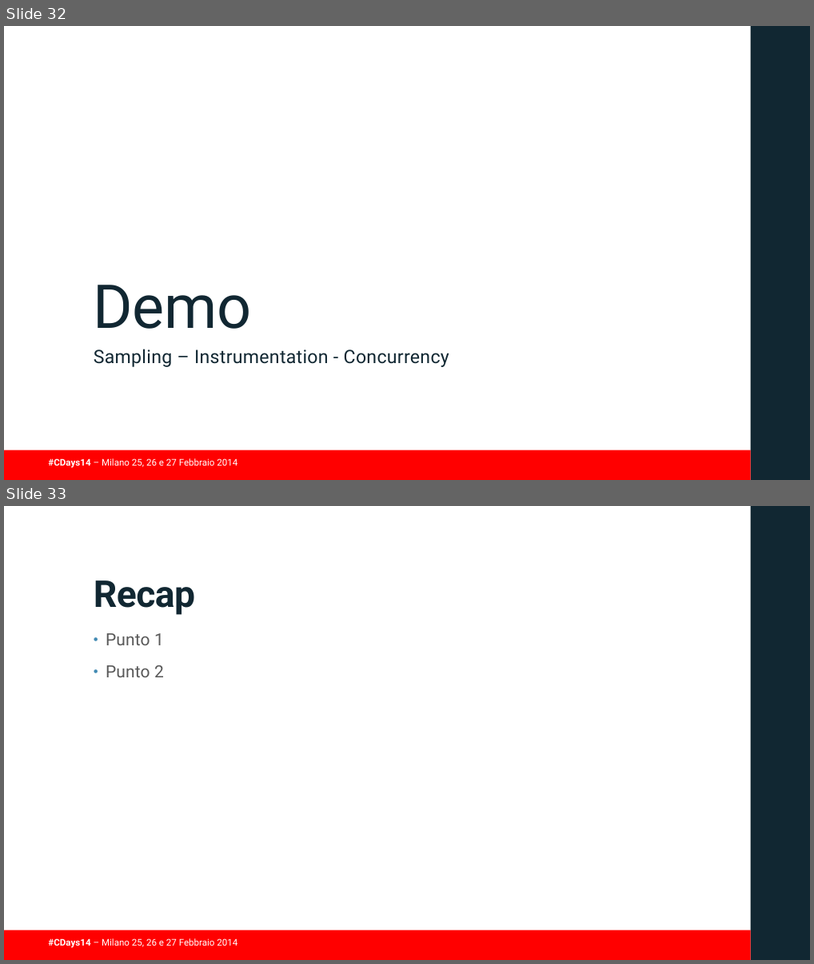
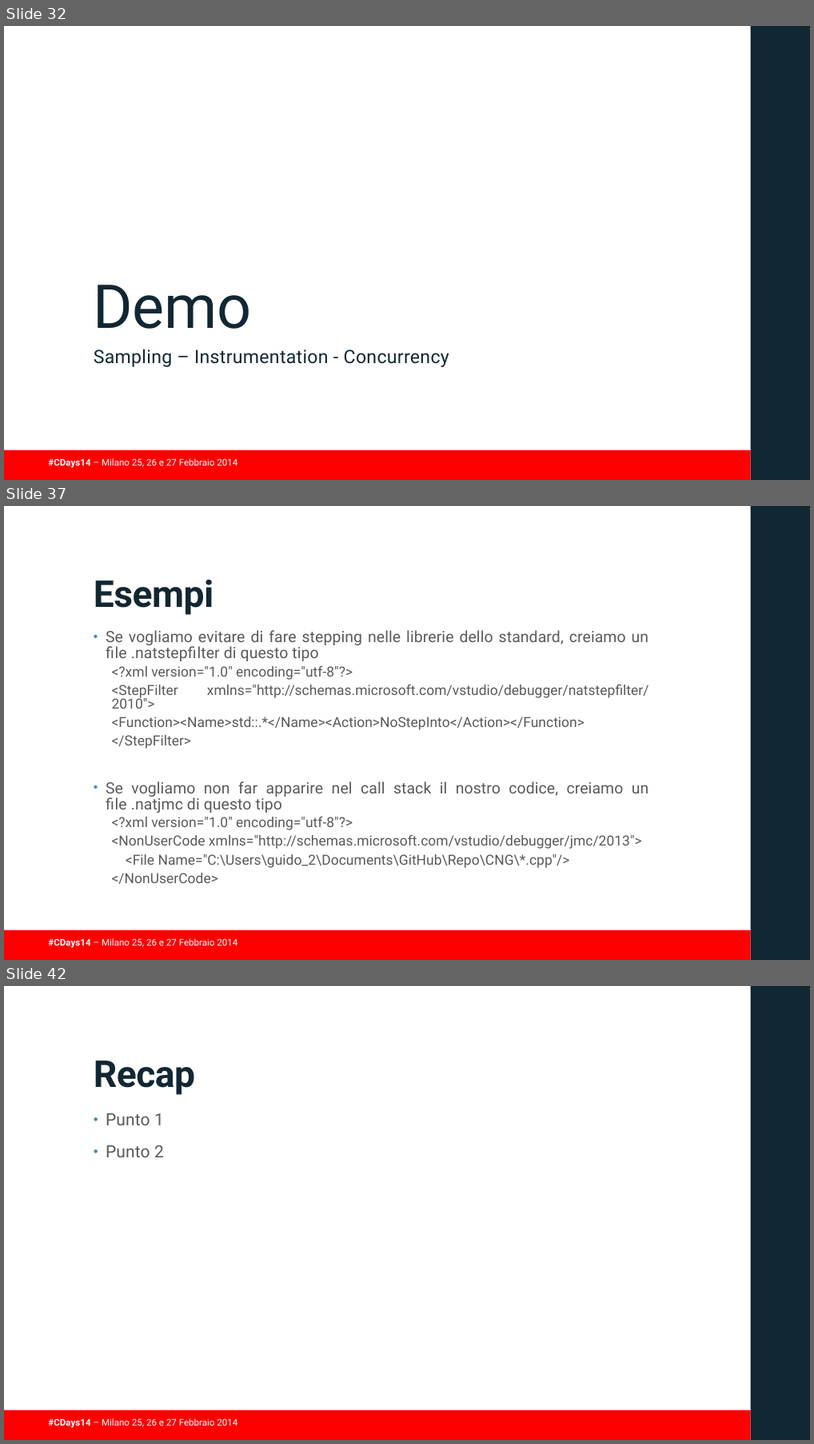
Before and after one commit to guidop/CDays14, a slide deck: presentazioneCDAYS2014.pptx. Shown one above the other, each under a label of ours: slides 32 and 33 before the commit, slides 32, 37 and 42 after it; the slides between them are not shown. The pictures are 814x964 and 814x1444 pixels, drawn with LibreOffice and Linux fonts; fonts in the diff are those of the drawing; background and template pictures are left out. Boxes give left, top, right and bottom in pixels: in the first picture for what was removed or moved away, otherwise in the second. Text is boxed around its words. In the diff, an @@ line names an element or a change of style, - is before the commit and + after.

Commit message:
alcune slide sul debugger

```diff
--- a/presentazioneCDAYS2014.pptx
+++ b/presentazioneCDAYS2014.pptx
@@ slide 37 added at (x1=4, y1=506, x2=810, y2=960), background #FFFFFF; not listed: 3 template elements that a slide beside it also shows @@
@@ title added at (x1=94, y1=580, x2=214, y2=615), 44 pt, text #112732, bold @@
+Esempi
@@ text added at (x1=106, y1=630, x2=650, y2=884), 16.6 pt, text #595959 @@
+• Se vogliamo evitare di fare stepping nelle librerie dello standard, creiamo un file .natstepfilter di questo tipo
+  <?xml version="1.0" encoding="utf-8"?>
+  <StepFilter xmlns="http://schemas.microsoft.com/vstudio/debugger/natstepfilter/2010">
+  <Function><Name>std::.*</Name><Action>NoStepInto</Action></Function>
+  </StepFilter>
+• Se vogliamo non far apparire nel call stack il nostro codice, creiamo un file .natjmc di questo tipo
+  <?xml version="1.0" encoding="utf-8"?>
+  <NonUserCode xmlns="http://schemas.microsoft.com/vstudio/debugger/jmc/2013">
+  <File Name="C:\Users\guido_2\Documents\GitHub\Repo\CNG\*.cpp"/>
+  </NonUserCode>
@@ what was slide 33 is now slide 42 @@
```
Also in this commit, not shown: 2 slides changed, 8 other slides added.
